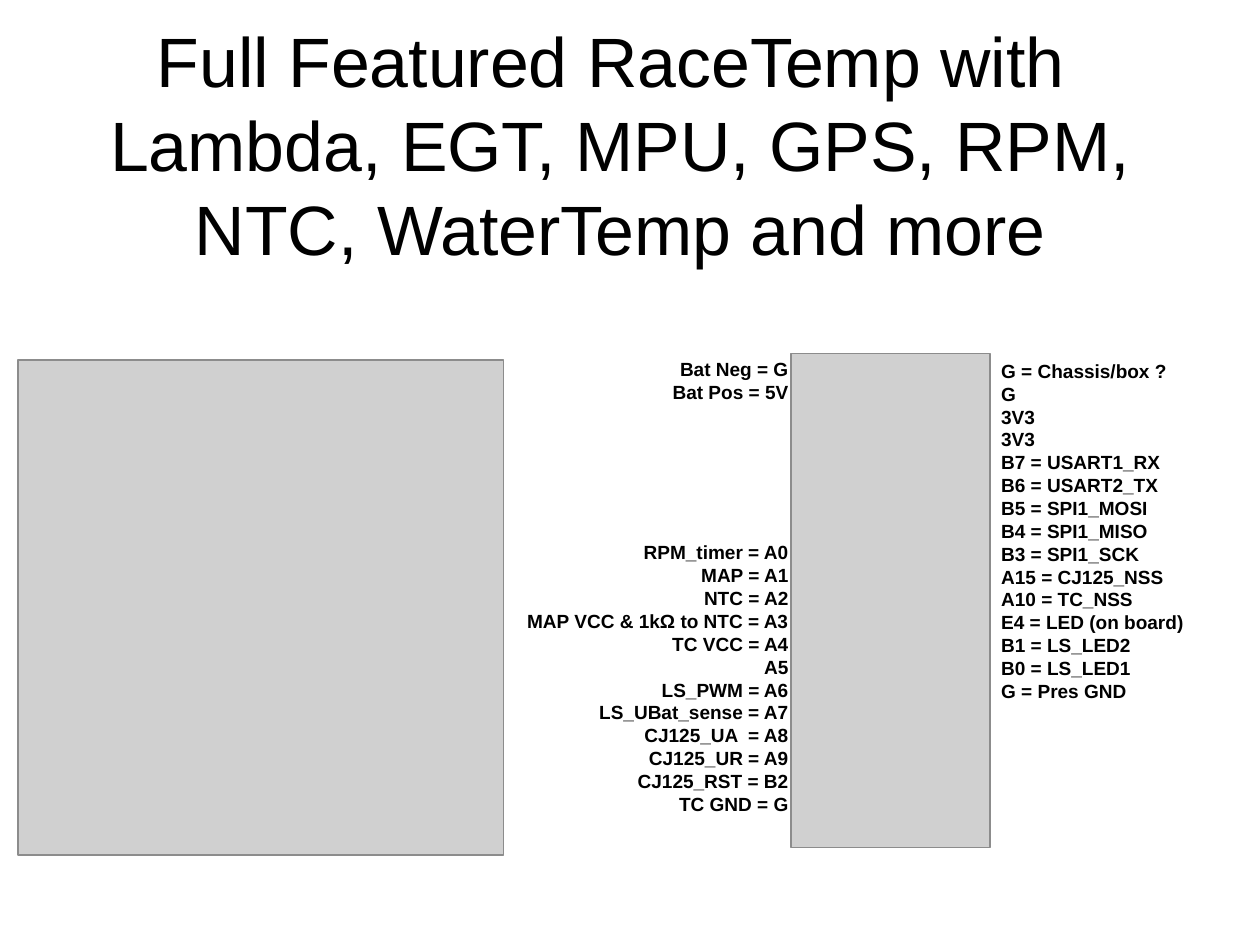
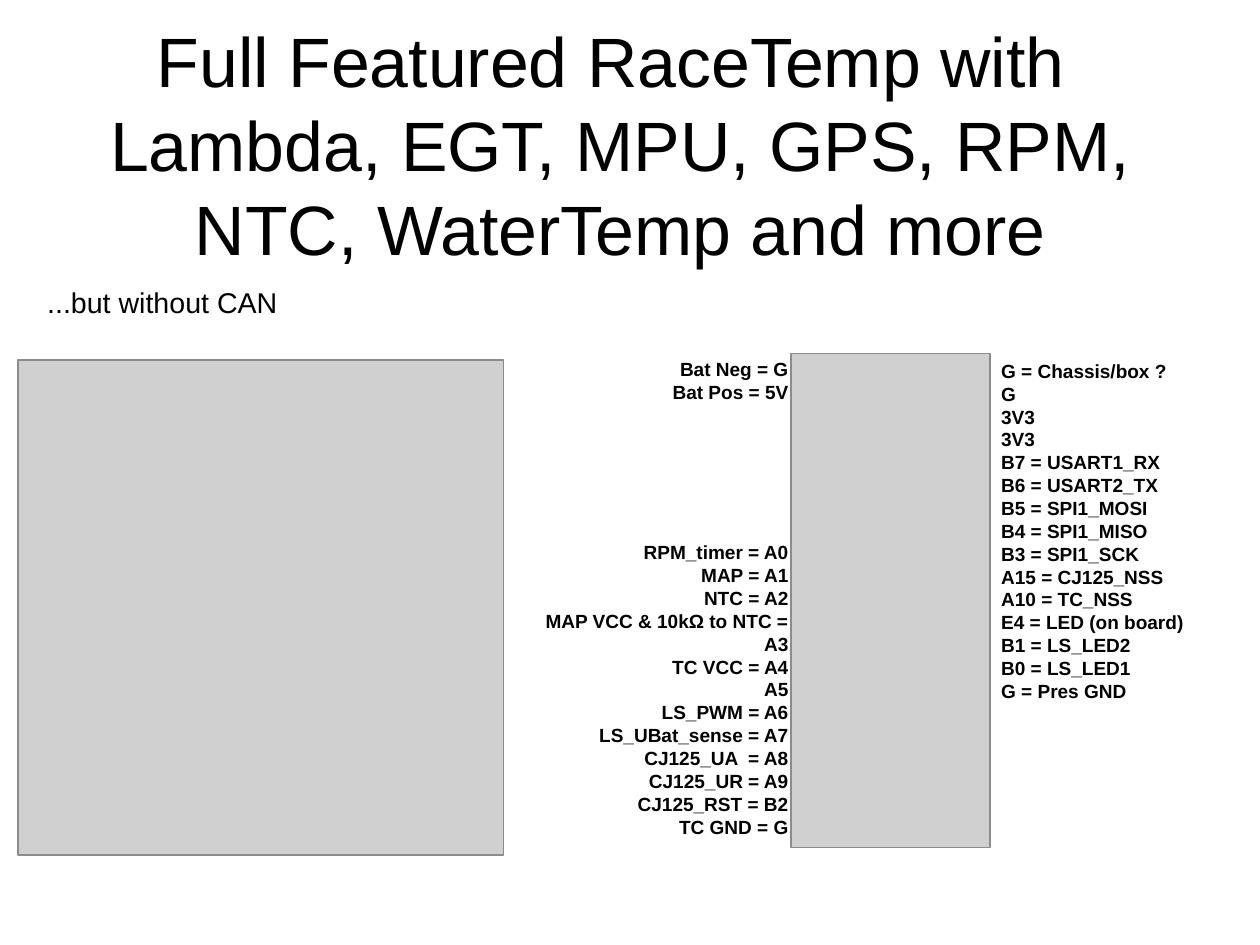
Before and after one commit to 911RSR/RaceTemp_BLE, a slide deck: slide 4 of Wiring for STM32WB BLE.odp (slide 3 before the commit). Drawn at 1260x945 pixels with LibreOffice and Linux fonts; fonts in the diff are those of the drawing; grey boxes stand for pictures. Boxes give left, top, right and bottom in pixels: in the first picture for what was removed or moved away, otherwise in the second. Text is boxed around its words. In the diff, an @@ line names an element or a change of style, - is before the commit and + after.

```diff
--- a/Wiring for STM32WB BLE.odp
+++ b/Wiring for STM32WB BLE.odp
@@ text added at (47, 292, 277, 314), 18 pt, text #000000 @@
+...but without CAN
@@ text at (546, 614, 788, 652): text changed @@
-MAP VCC & 1kΩ to NTC = A3
+MAP VCC & 10kΩ to NTC = A3
```
Also in this commit, not shown: 1 other slide changed, 1 slide added, 14 other files.
